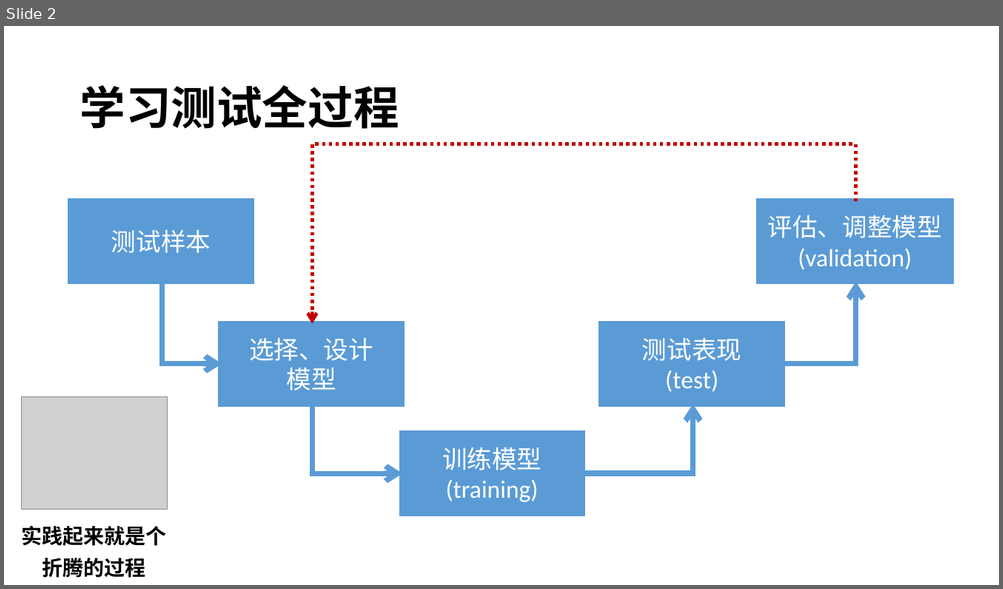
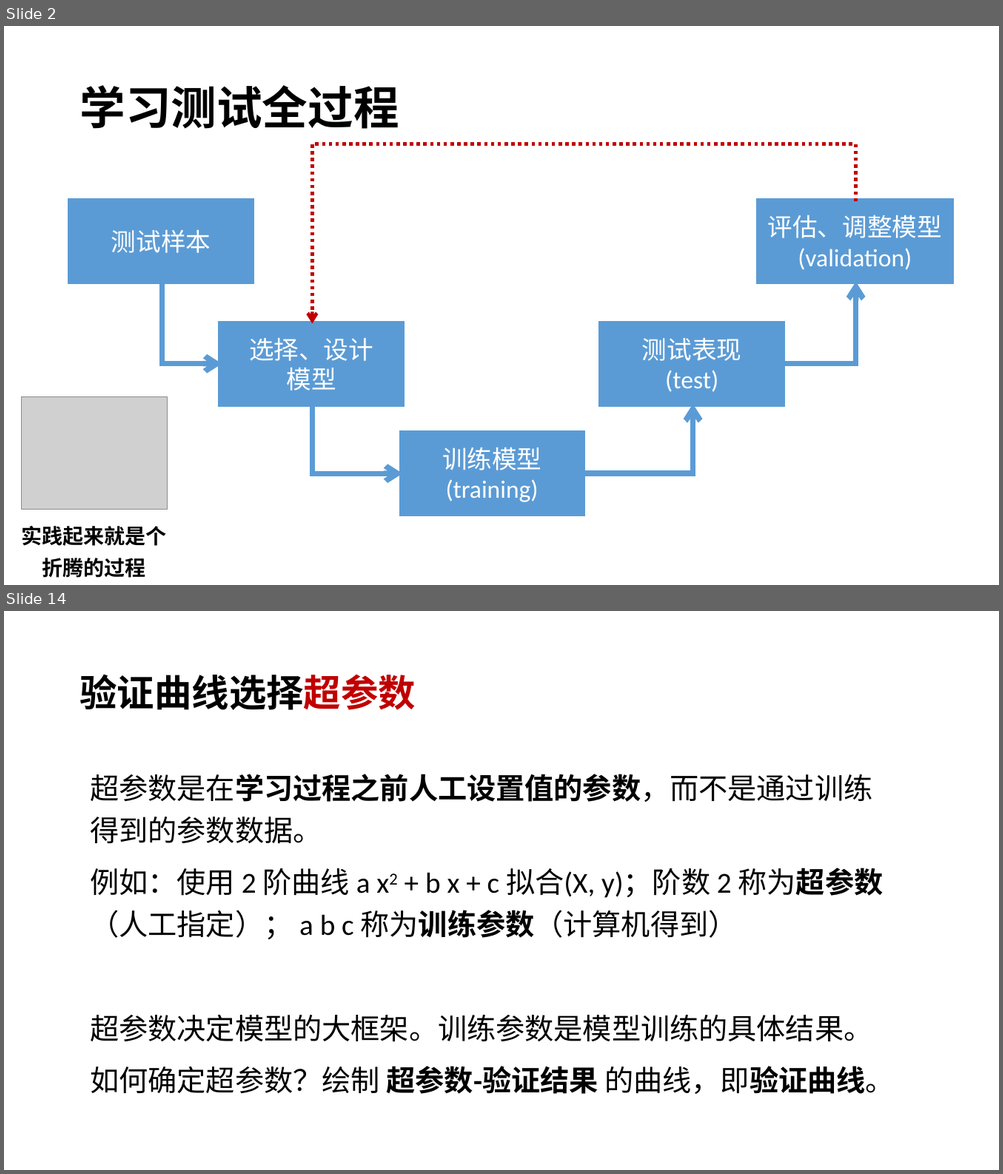
Before and after one commit to xiaodongli1986/teaching_AI, a slide deck: week5_ml_concepts.pptx. Shown one above the other, each under a label of ours: slide 2 before the commit, slides 2 and 14 after it; the slides between them are not shown. The pictures are 1003x589 and 1003x1174 pixels, drawn with LibreOffice and Linux fonts; fonts in the diff are those of the drawing; grey boxes stand for pictures. Boxes give left, top, right and bottom in pixels: in the first picture for what was removed or moved away, otherwise in the second. Text is boxed around its words. In the diff, an @@ line names an element or a change of style, - is before the commit and + after.

```diff
--- a/week5_ml_concepts.pptx
+++ b/week5_ml_concepts.pptx
@@ slide 14 added at (x1=4, y1=611, x2=999, y2=1170), background #FFFFFF @@
@@ title added at (x1=79, y1=674, x2=415, y2=710), 36 pt, text #000000, bold @@
+验证曲线选择超参数
@@ text added at (x1=90, y1=774, x2=894, y2=1094), 28 pt, text #000000 @@
+超参数是在学习过程之前人工设置值的参数，而不是通过训练得到的参数数据。
+例如：使用 2 阶曲线 a x2 + b x + c 拟合(X, y)；阶数 2 称为超参数（人工指定）； a b c 称为训练参数（计算机得到）
+超参数决定模型的大框架。训练参数是模型训练的具体结果。
+如何确定超参数？绘制 超参数-验证结果 的曲线，即验证曲线。
```
Also in this commit, not shown: 2 slides changed, 10 other slides added, 11 slides removed, 1 other file.
